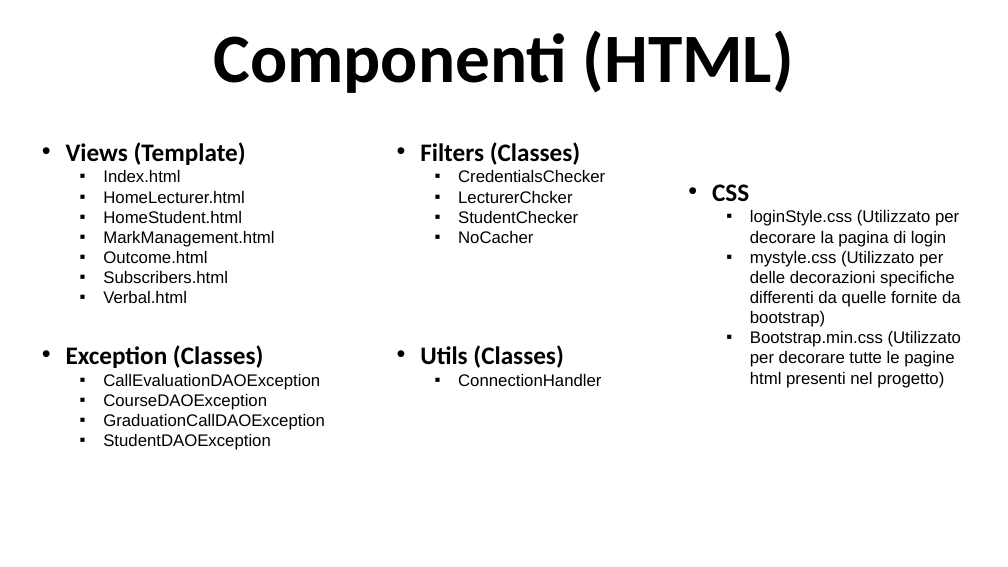
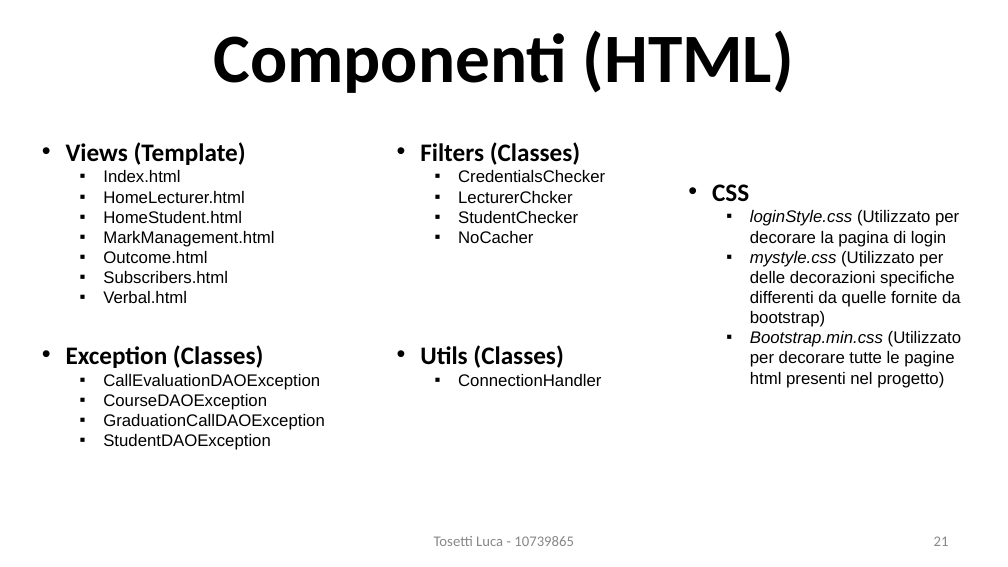
Before and after one commit to LucaTosetti01/ProgettoTIW, a slide deck: slide 21 of PresentazioneProgetto.pptx (slide 20 before the commit). Drawn at 1008x567 pixels with LibreOffice and Linux fonts; fonts in the diff are those of the drawing. Boxes give left, top, right and bottom in pixels: in the first picture for what was removed or moved away, otherwise in the second. Text is boxed around its words. In the diff, an @@ line names an element or a change of style, - is before the commit and + after.

```diff
--- a/PresentazioneProgetto.pptx
+++ b/PresentazioneProgetto.pptx
@@ text at <box>750,210,961,388</box>: italic on in "loginStyle.css", "mystyle.css", "Bootstrap.min.css" @@
@@ text added at <box>434,536,574,546</box>, 14 pt, text #888888 @@
+Tosetti Luca - 10739865
@@ page number added at <box>934,536,949,546</box>, 14 pt, text #888888 @@
+21
```
Also in this commit, not shown: 29 other slides changed, 19 slides added, 21 other files.
